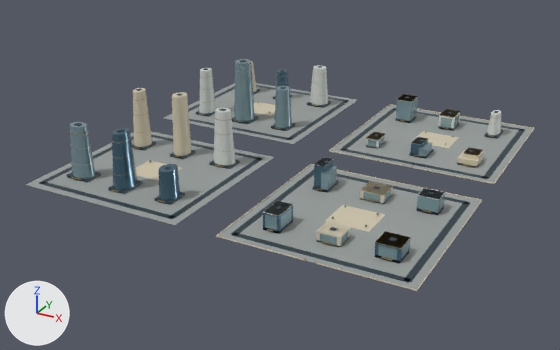
The glTF model web/public/assets/3d/ampliworld/GC-CITY-2030/GC-TILE-11-18.glb as it was, and as the next commit left it.
Both versions are drawn from a 50 mm camera at (1664.0, -4299.0, 593.0) aimed at (982.0, -3058.0, -27.0). The axes (+X, +Y, +Z) are drawn at lower left. The lights are the same throughout. The older version comes first. Where no turn or scale is listed for an object, it has been applied to the vertices. Vertices at exactly the same position are counted once.

Objects in the first picture: 'GC-TILE-11-18-blue', 'GC-TILE-11-18-dark', 'GC-TILE-11-18-glass', 'GC-TILE-11-18-gold', 'GC-TILE-11-18-ivory', 'GC-TILE-11-18-paving', 'GC-TILE-11-18-white'.
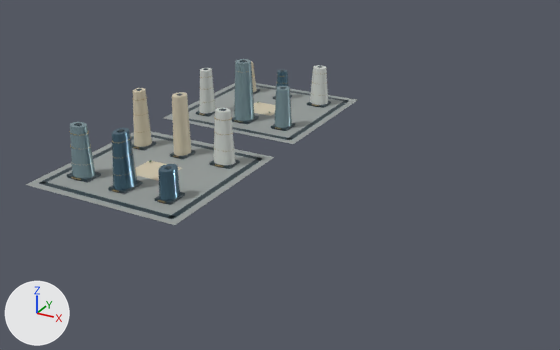
Location of each change, (x1, y1, x2, y2) in pixels of the pictures (560 x 350 px):
'GC-TILE-11-18-paving', reshaped (35% narrower, 31% shorter): before (26, 83, 533, 290); after (26, 83, 357, 225)
'GC-TILE-11-18-dark', reshaped (36% narrower, 29% shorter): before (39, 60, 525, 283); after (39, 60, 349, 219)
'GC-TILE-11-18-ivory', reshaped: before (133, 61, 534, 291); after (133, 61, 275, 181)
'GC-TILE-11-18-glass', reshaped (43% narrower, 41% shorter): before (70, 59, 459, 260); after (70, 59, 292, 178)
'GC-TILE-11-18-white', reshaped (57% narrower, 42% shorter): before (199, 65, 501, 238); after (199, 65, 328, 165)
'GC-TILE-11-18-blue', reshaped (44% narrower, 32% shorter): before (112, 69, 428, 263); after (112, 69, 289, 201)
'GC-TILE-11-18-gold', reshaped (40% narrower, 31% shorter): before (69, 67, 499, 264); after (69, 67, 326, 203)
part 1 of me_mesh_0, deleted: before (330, 105, 533, 183)
part 2 of me_mesh_0, deleted: before (218, 165, 481, 290)
part 3 of me_mesh_1, deleted: before (231, 96, 525, 283)
part 4 of me_mesh_2, deleted: before (216, 104, 534, 291)
part 5 of me_mesh_5, deleted: before (267, 94, 499, 264)
part 6 of me_mesh_6, deleted: before (314, 157, 333, 187)
part 7 of me_mesh_6, deleted: before (375, 231, 410, 263)
part 8 of me_mesh_6, deleted: before (263, 201, 293, 234)
part 9 of me_mesh_6, deleted: before (410, 137, 428, 154)
part 10 of me_mesh_7, deleted: before (263, 109, 501, 238)
part 11 of me_mesh_8, deleted: before (265, 95, 459, 260)

The change, as a diff of the scene's bpy script:
```diff
--- a/web/public/assets/3d/ampliworld/GC-CITY-2030/GC-TILE-11-18.glb.py
+++ b/web/public/assets/3d/ampliworld/GC-CITY-2030/GC-TILE-11-18.glb.py
@@ me_mesh_0 @@
-me_mesh_0.from_pydata(...)  # 32 vertices, 48 faces; spans x 621.0..1379.0, y -3379.0..-2621.0, z 0.0
+me_mesh_0.from_pydata(...)  # 16 vertices, 24 faces; spans x 621.0..959.0, y -3379.0..-2621.0, z 0.0
+# me_mesh_0 part 1: the loose piece of 8 vertices spanning x 1041.0..1379.0, y -2959.0..-2621.0, z 0.0 is deleted
+# me_mesh_0 part 2: the loose piece of 8 vertices spanning x 1041.0..1379.0, y -3379.0..-3041.0, z 0.0 is deleted
 me_mesh_0.materials.append(mat_paving)
@@ me_mesh_1 @@
-me_mesh_1.from_pydata(...)  # 512 vertices, 768 faces; spans x 636.0..1364.0, y -3364.0..-2636.0, z 0.0..137.0
+me_mesh_1.from_pydata(...)  # 256 vertices, 384 faces; spans x 636.0..944.0, y -3364.0..-2636.0, z 0.0..137.0
+# me_mesh_1 part 3: 32 loose pieces with 256 vertices, spanning x 1056.0..1364.0, y -3364.0..-2636.0, z 0.0..52.0, are deleted
 me_mesh_1.materials.append(mat_dark)
@@ me_mesh_2 @@
-me_mesh_2.from_pydata(...)  # 210 vertices, 336 faces; spans x 667.0..1380.0, y -3380.0..-2620.0, z 0.0..126.0
+me_mesh_2.from_pydata(...)  # 82 vertices, 144 faces; spans x 667.0..830.0, y -3246.0..-2676.0, z 0.0..126.0
+# me_mesh_2 part 4: 16 loose pieces with 128 vertices, spanning x 1040.0..1380.0, y -3380.0..-2620.0, z 0.0..23.0, are deleted
 me_mesh_2.materials.append(mat_ivory)
@@ me_mesh_5 @@
-me_mesh_5.from_pydata(...)  # 1130 vertices, 1968 faces; spans x 668.0..1331.0, y -3380.0..-2675.0, z 0.0..117.0
+me_mesh_5.from_pydata(...)  # 888 vertices, 1584 faces; spans x 668.0..910.0, y -3328.0..-2678.0, z 4.0..117.0
+# me_mesh_5 part 5: 25 loose pieces with 242 vertices, spanning x 1092.0..1331.0, y -3380.0..-2675.0, z 0.0..51.0, are deleted
 me_mesh_5.materials.append(mat_gold)
@@ me_mesh_6 @@
-me_mesh_6.from_pydata(...)  # 98 vertices, 168 faces; spans x 772.0..1331.0, y -3324.0..-2679.0, z 0.0..109.0
+me_mesh_6.from_pydata(...)  # 66 vertices, 120 faces; spans x 772.0..906.0, y -3324.0..-2679.0, z 5.0..109.0
+# me_mesh_6 part 6: the loose piece of 8 vertices spanning x 1095.0..1115.0, y -3137.0..-3099.0, z 0.0..48.0 is deleted
+# me_mesh_6 part 7: the loose piece of 8 vertices spanning x 1289.0..1331.0, y -3318.0..-3278.0, z 0.0..26.0 is deleted
+# me_mesh_6 part 8: the loose piece of 8 vertices spanning x 1095.0..1125.0, y -3322.0..-3274.0, z 0.0..33.0 is deleted
+# me_mesh_6 part 9: the loose piece of 8 vertices spanning x 1193.0..1215.0, y -2897.0..-2859.0, z 0.0..26.0 is deleted
 me_mesh_6.materials.append(mat_blue)
@@ me_mesh_7 @@
-me_mesh_7.from_pydata(...)  # 144 vertices, 244 faces; spans x 673.0..1329.0, y -3323.0..-2673.0, z 0.0..112.0
+me_mesh_7.from_pydata(...)  # 66 vertices, 120 faces; spans x 673.0..912.0, y -3137.0..-2679.0, z 5.0..112.0
+# me_mesh_7 part 10: 8 loose pieces with 78 vertices, spanning x 1095.0..1329.0, y -3323.0..-2673.0, z 0.0..50.0, are deleted
 me_mesh_7.materials.append(mat_white)
@@ me_mesh_8 @@
-me_mesh_8.from_pydata(...)  # 354 vertices, 552 faces; spans x 666.0..1331.0, y -3323.0..-2675.0, z 0.0..136.0
+me_mesh_8.from_pydata(...)  # 66 vertices, 120 faces; spans x 666.0..909.0, y -3317.0..-2854.0, z 5.0..136.0
+# me_mesh_8 part 11: 36 loose pieces with 288 vertices, spanning x 1093.0..1331.0, y -3323.0..-2675.0, z 0.0..51.0, are deleted
 me_mesh_8.materials.append(mat_glass)
```
